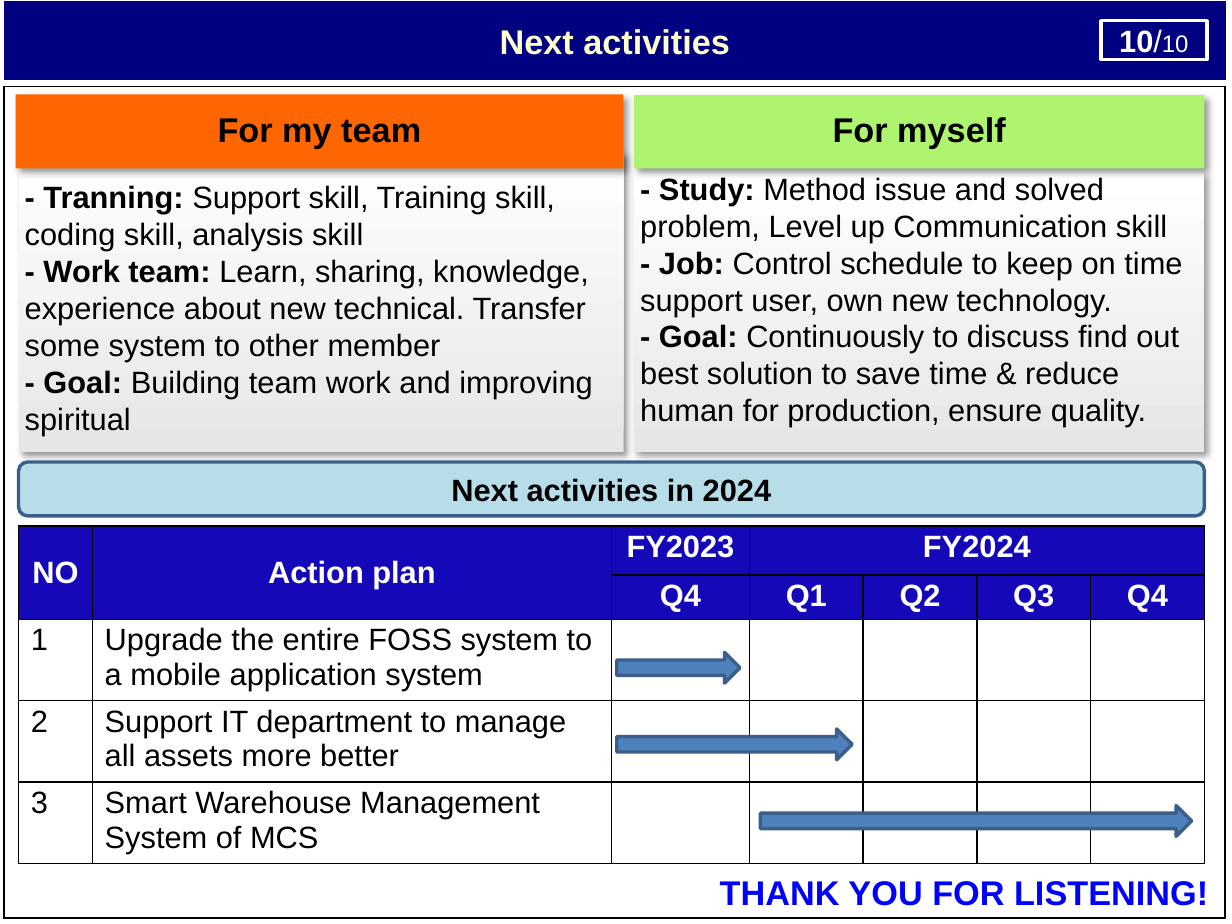
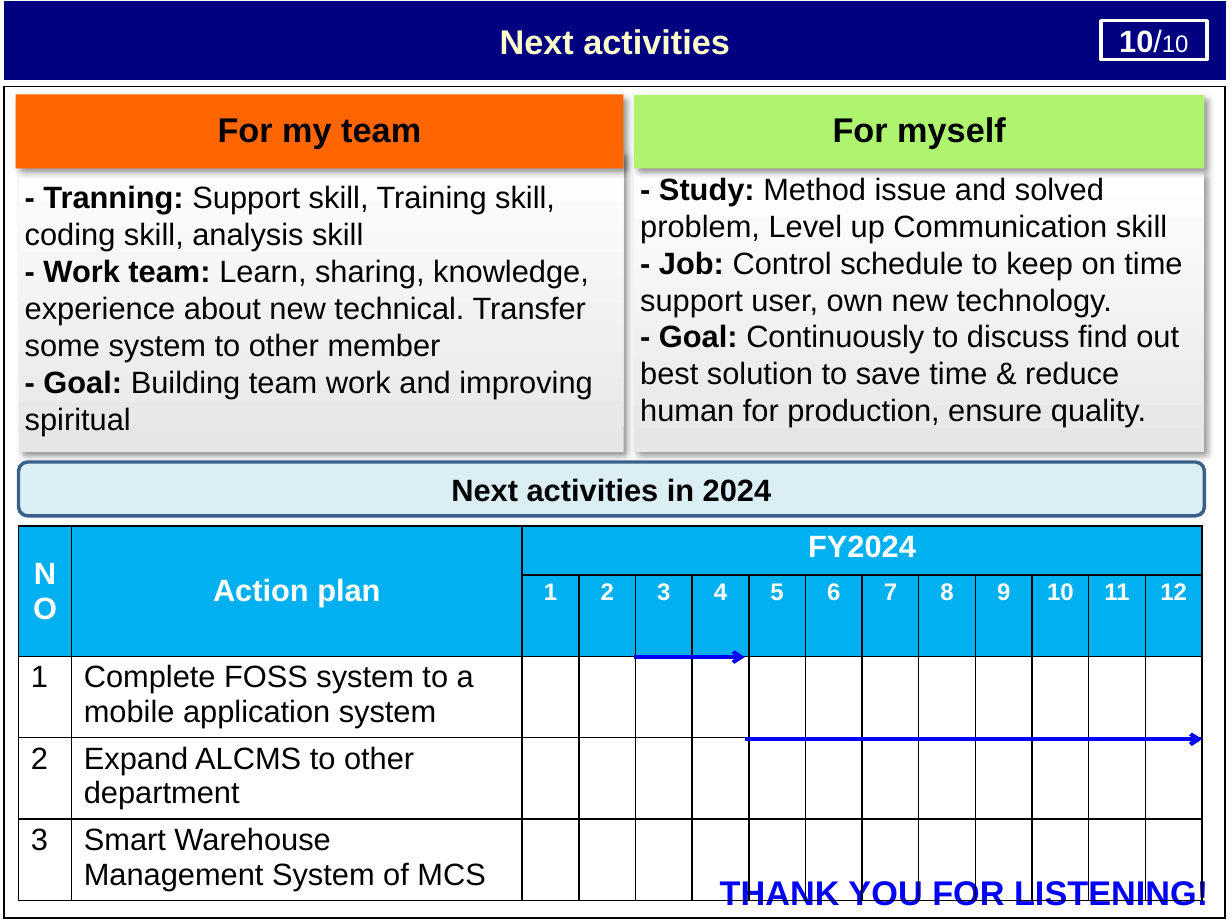
Before and after one commit to thietbicongnghevietnam/ReportPSNV, a slide deck: slide 12 of Report_test.pptx (slide 11 before the commit). Drawn at 1232x924 pixels with LibreOffice and Linux fonts; fonts in the diff are those of the drawing. Boxes give left, top, right and bottom in pixels: in the first picture for what was removed or moved away, otherwise in the second. Text is boxed around its words. In the diff, an @@ line names an element or a change of style, - is before the commit and + after.

```diff
--- a/Report_test.pptx
+++ b/Report_test.pptx
@@ rounded rectangle "Next activities in 2024" at [18, 462, 1205, 516]: fill #B7DEE8 to #DBEEF4 @@
@@ table at [18, 526, 1202, 894] @@
-column 2: Action plan |  | Upgrade the entire FOSS system to a mobile application system | Support IT department to manage all assets more better | Smart Warehouse Management System of MCS
-column 3: FY2023 | Q4 |  |  | 
-column 4: FY2024 | Q1 |  |  | 
-column 5:  | Q2 |  |  | 
-column 6:  | Q3 |  |  | 
-column 7:  | Q4 |  |  | 
+column 2: Action plan |  | Complete FOSS system to a mobile application system | Expand ALCMS to other department | Smart Warehouse Management System of MCS
+column 3: FY2024 | 1 |  |  | 
+column 4:  | 2 |  |  | 
+column 5:  | 3 |  |  | 
+column 6:  | 4 |  |  | 
+column 7:  | 5 |  |  | 
+column 8:  | 6 |  |  | 
+column 9:  | 7 |  |  | 
+column 10:  | 8 |  |  | 
+column 11:  | 9 |  |  | 
+column 12:  | 10 |  |  | 
+column 13:  | 11 |  |  | 
+column 14:  | 12 |  |  | 
@@ right arrow removed at [617, 652, 740, 683] @@
@@ arrow added from (634, 657) to (745, 657), #0000FF 2.25 pt @@
@@ right arrow removed at [617, 729, 853, 760] @@
@@ arrow added from (745, 739) to (1202, 739), #0000FF 2.25 pt @@
@@ right arrow removed at [760, 806, 1191, 837] @@
```
Also in this commit, not shown: 8 other slides changed, 1 slide added, 9 other files.
